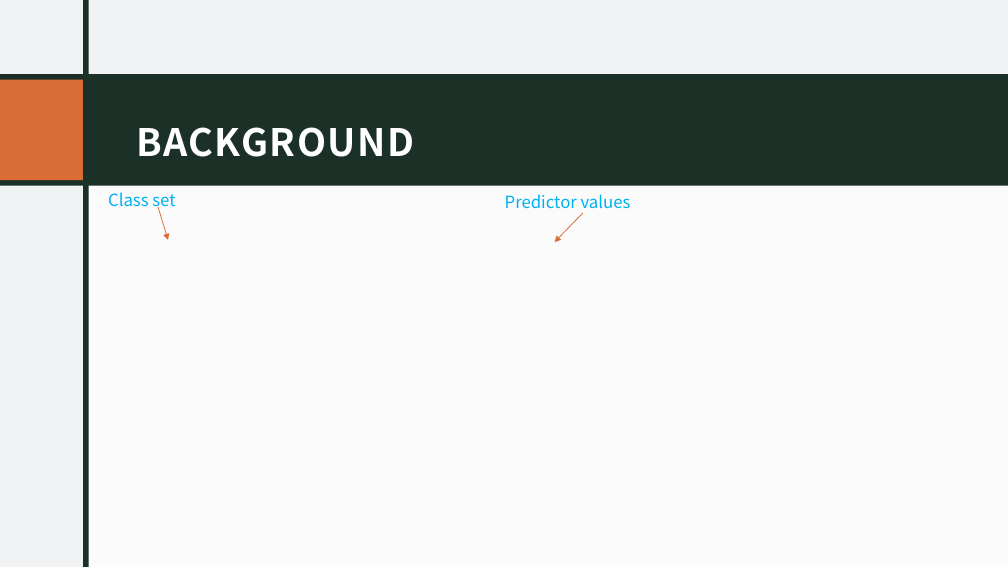
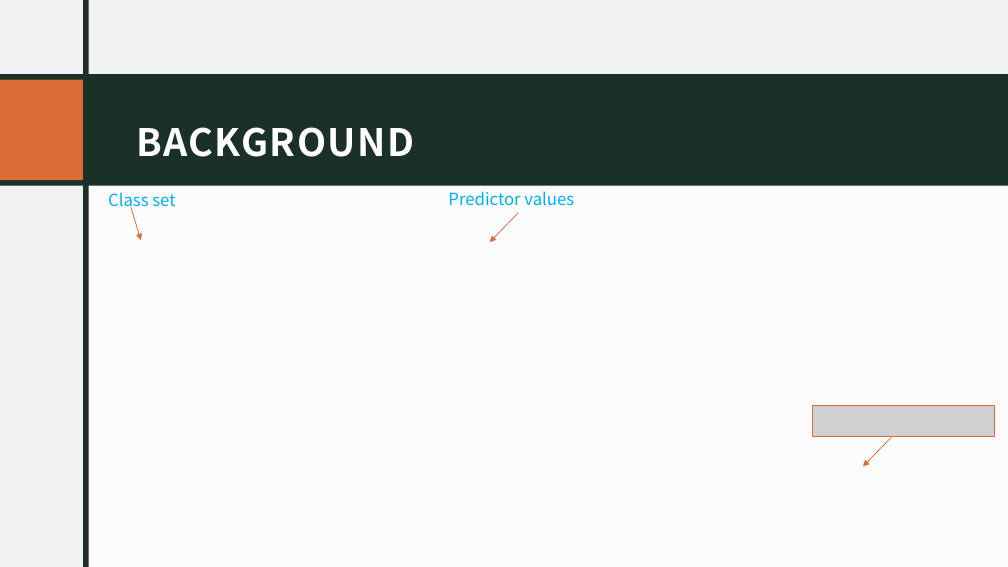
Before and after one commit to bprudil/INFO-523-Final-Project-, a slide deck: slide 4 of Final Presentation .pptx. Drawn at 1008x567 pixels with LibreOffice and Linux fonts; fonts in the diff are those of the drawing; grey boxes stand for pictures. Boxes give left, top, right and bottom in pixels: in the first picture for what was removed or moved away, otherwise in the second. Text is boxed around its words. In the diff, an @@ line names an element or a change of style, - is before the commit and + after.

```diff
--- a/Final Presentation .pptx
+++ b/Final Presentation .pptx
@@ arrow moved from (158, 207) - (168, 240) to (131, 207) - (141, 240) @@
@@ text "Predictor values": place and size @@
-text "Predictor values" at [505, 194, 631, 209]
+text "Predictor values" at [448, 191, 574, 206]
@@ arrow moved from (583, 212) - (555, 242) to (519, 212) - (490, 242) @@
@@ picture added at [813, 405, 996, 436] @@
@@ arrow added from (892, 437) to (864, 467), #D96C37 0.75 pt @@
```
Also in this commit, not shown: 5 other slides changed, 1 slide removed, 2 other files.
